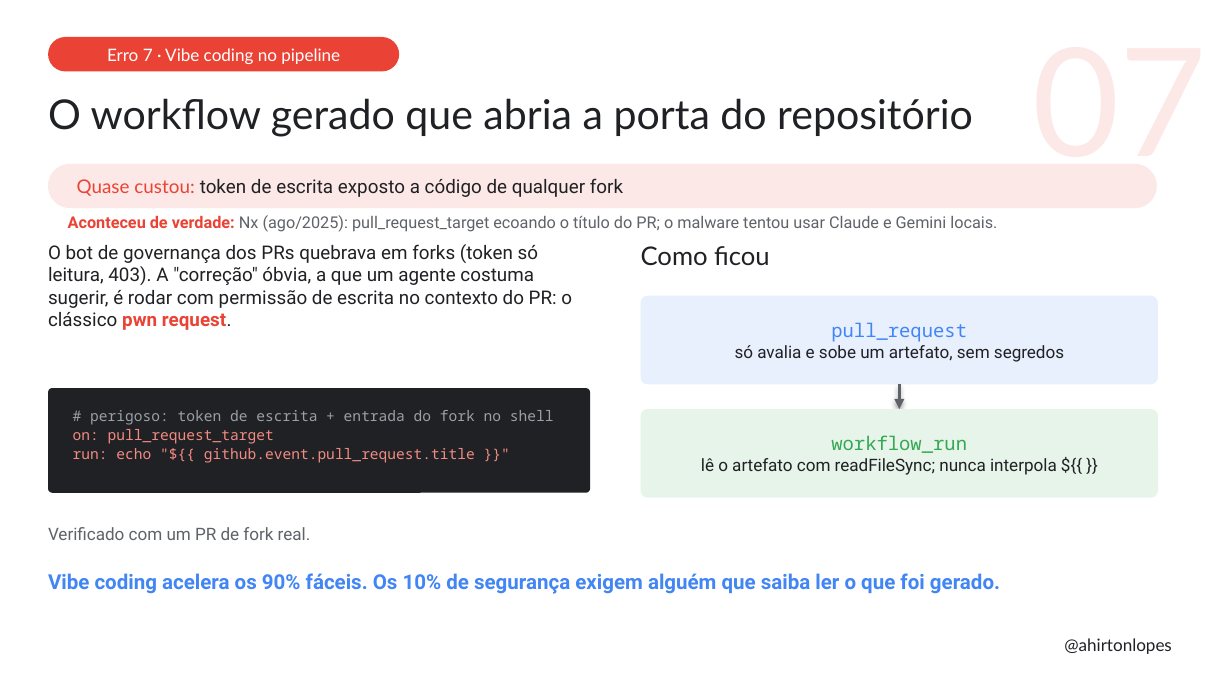
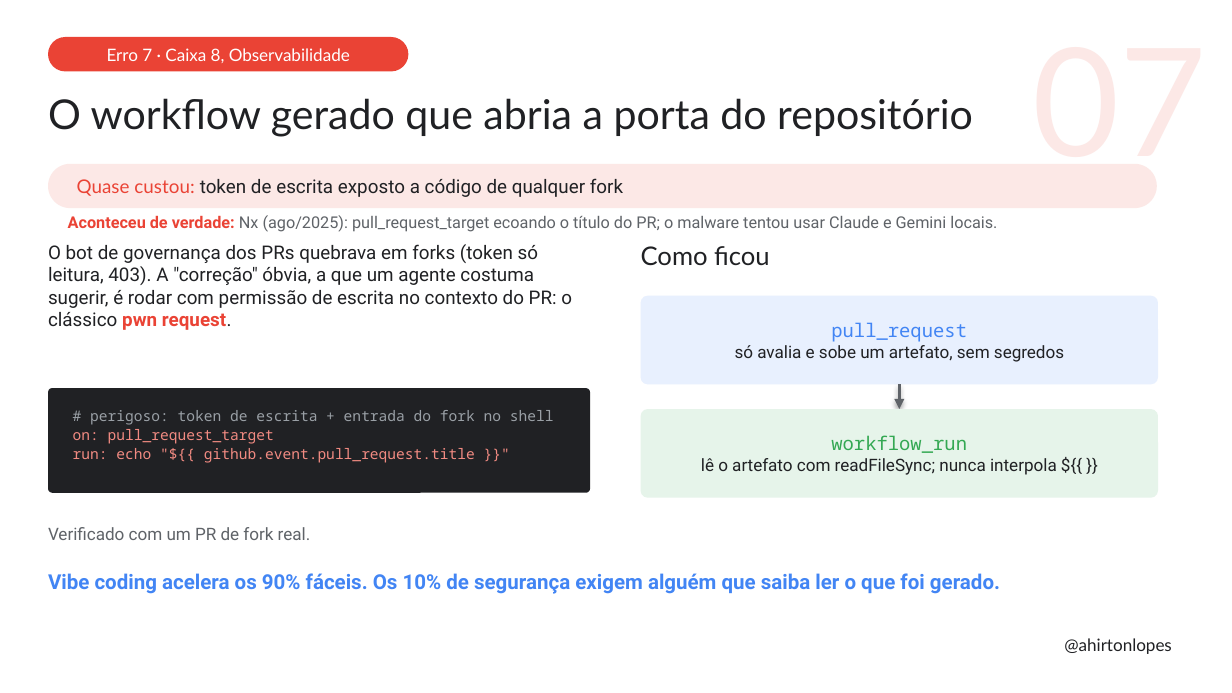
Before and after one commit to ahirtonlopes/alem-dos-loops, a slide deck: slide 16 of Palestra_Ahirton_AlemDosLoops.pptx (slide 15 before the commit). Drawn at 1232x693 pixels with LibreOffice and Linux fonts; fonts in the diff are those of the drawing. Boxes give left, top, right and bottom in pixels: in the first picture for what was removed or moved away, otherwise in the second. Text is boxed around its words. In the diff, an @@ line names an element or a change of style, - is before the commit and + after.

Commit message:
Canvas de arquitetura no case, erros mapeados nas caixas do canvas

```diff
--- a/Palestra_Ahirton_AlemDosLoops.pptx
+++ b/Palestra_Ahirton_AlemDosLoops.pptx
@@ rounded rectangle "Erro 7 · Caixa 8, ..." resized from (x1=48, y1=37, x2=399, y2=71) to (x1=48, y1=37, x2=408, y2=71) @@
@@ text in rounded rectangle at (x1=107, y1=48, x2=350, y2=63): text changed @@
-Erro 7 · Vibe coding no pipeline
+Erro 7 · Caixa 8, Observabilidade
```
Also in this commit, not shown: 7 other slides changed, 1 slide added, 2 other files.
